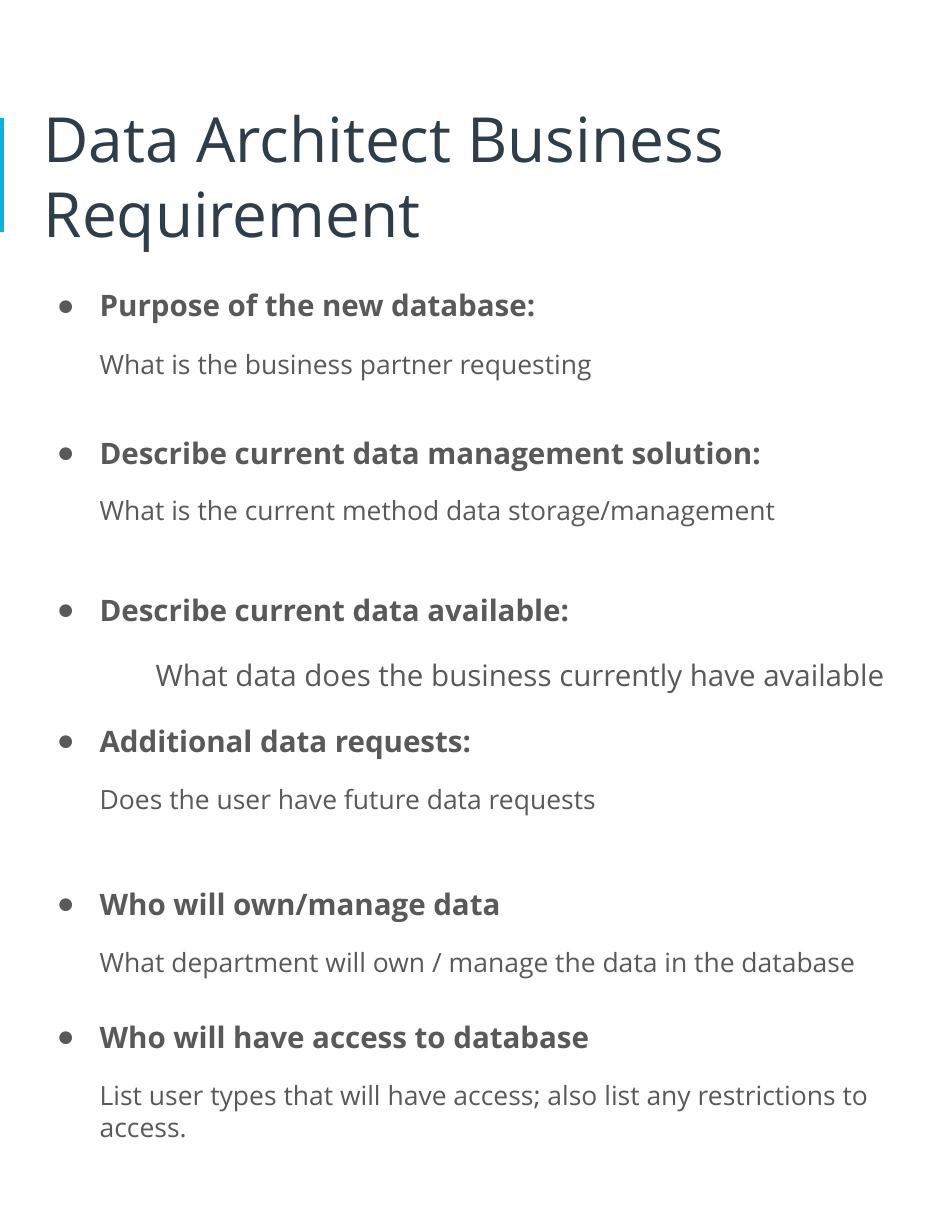
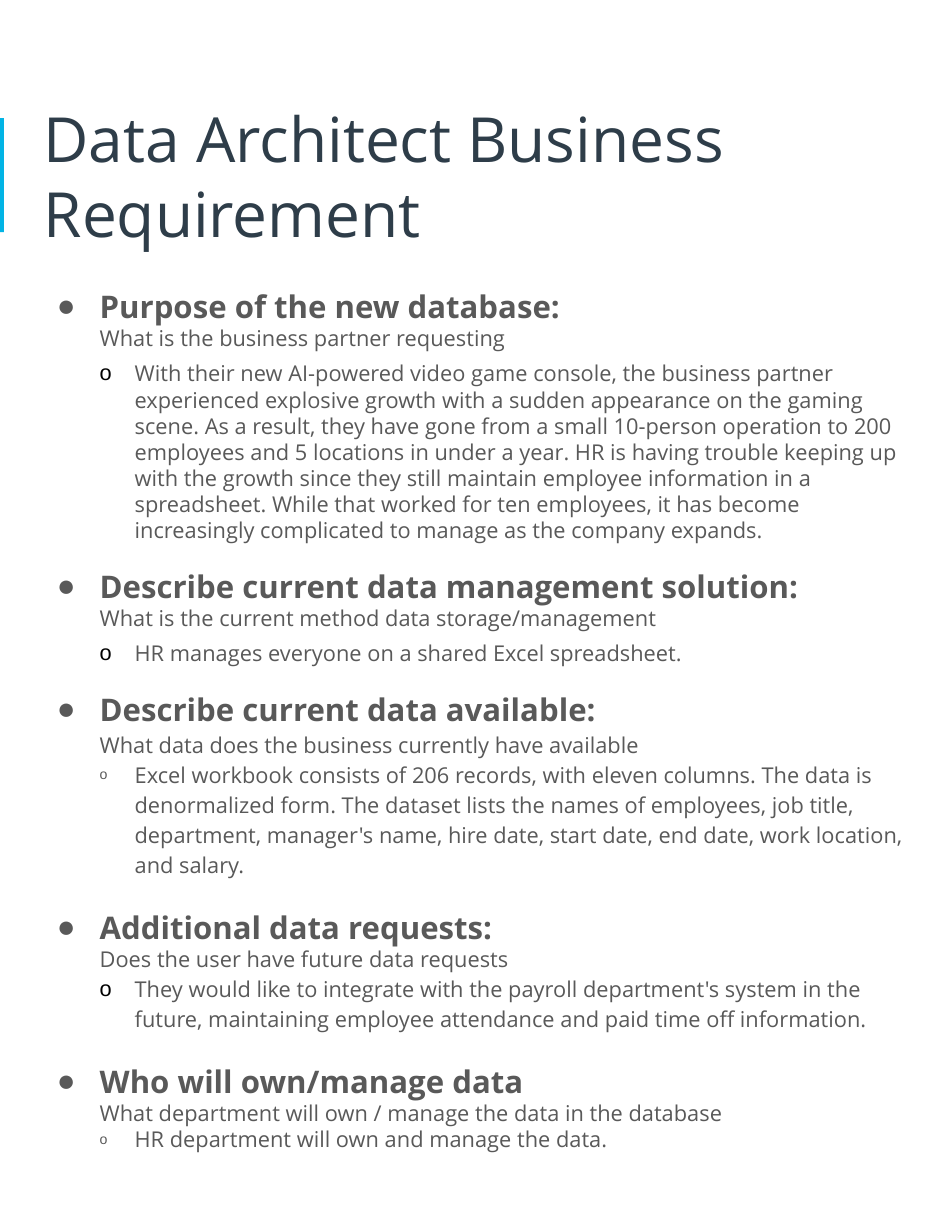
Before and after one commit to LeoArruda/UdacityHRDatabase, a slide deck: slide 5 of Docs/HR Database Proposal.pptx (slide 6 before the commit). Drawn at 952x1232 pixels with LibreOffice and Linux fonts; fonts in the diff are those of the drawing. Boxes give left, top, right and bottom in pixels: in the first picture for what was removed or moved away, otherwise in the second. Text is boxed around its words. In the diff, an @@ line names an element or a change of style, - is before the commit and + after.

Commit message:
feat: add sql code + ppt

```diff
--- a/Docs/HR Database Proposal.pptx
+++ b/Docs/HR Database Proposal.pptx
@@ text at box(100, 294, 798, 1126): size 19 to 20 pt in "Purpose of the new database:", "Describe current data management solution:", "Describe current data available:", "Additional data requests:" and 1 more places; size 17 to 14 pt in "What is the business partner requesting", "What is the current method data storage/management", "Does the user have future data requests", "What department will own / manage the ..."; size 19 to 14 pt in "What data does the business currently have ..."; less space between paragraphs; line spacing 1.15 to 1; indent changed @@
@@ text at box(135, 364, 897, 543): paragraph added @@
+o With their new AI-powered video game console, the business partner experienced explosive growth with a sudden appearance on the gaming scene. As a result, they have gone from a small 10-person operation to 200 employees and 5 locations in under a year. HR is having trouble keeping up with the growth since they still maintain employee information in a spreadsheet. While that worked for ten employees, it has become increasingly complicated to manage as the company expands.
@@ text at box(135, 644, 682, 666): paragraph added @@
+o HR manages everyone on a shared Excel spreadsheet.
@@ text at box(135, 766, 902, 878): paragraph added @@
+o Excel workbook consists of 206 records, with eleven columns. The data is denormalized form. The dataset lists the names of employees, job title, department, manager's name, hire date, start date, end date, work location, and salary.
@@ text at box(135, 980, 866, 1032): paragraph added @@
+o They would like to integrate with the payroll department's system in the future, maintaining employee attendance and paid time off information.
@@ text at box(135, 1130, 607, 1152): text changed; size 17 to 14 pt @@
-● Who will have access to database
-List user types that will have access; also list any restrictions to access.
+o HR department will own and manage the data.
```
Also in this commit, not shown: 15 other slides changed, 2 slides added, 1 slide removed, 5 other files.
